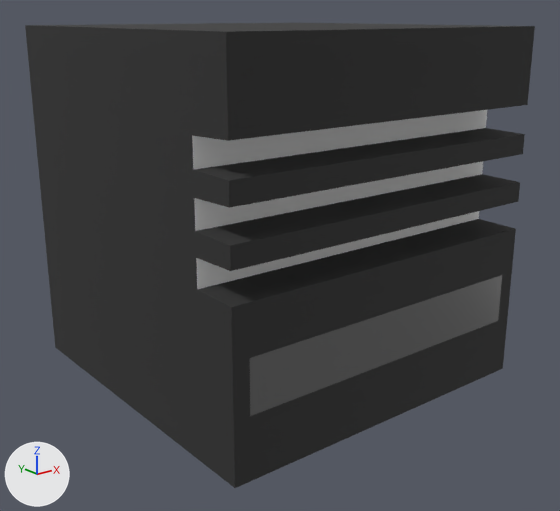
The FBX model Assets/art/models/environment/blokjes/vent1.fbx: old version first, new version second.
The view is the same before and after, from a 50 mm camera at (-11.378, -1.761, 3.535) aimed at (-10.01, -0.052, 2.851). Arrows for +X, +Y and +Z are at lower left; the lights stay in place. Where no turn or scale is listed for an object, it has been applied to the vertices.

Objects in the first picture: 'vent1'.
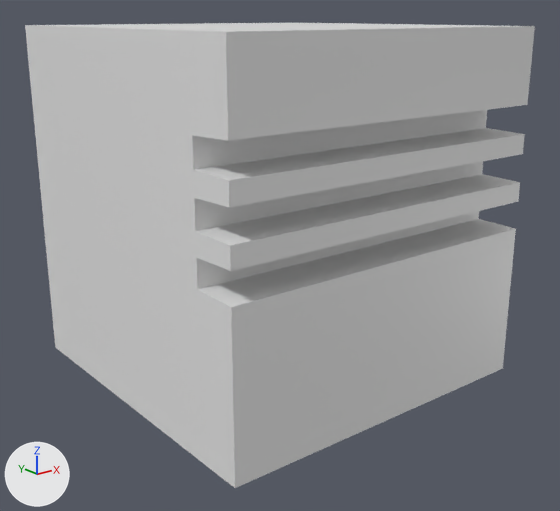
Where the change shows, as pixel boxes [x1, y1, x2, y2] in the pictures (560 x 511 px):
part 1 of me_cube_016, recoloured
    both: [250, 275, 502, 416]
part 2 of me_cube_016, recoloured (black to grey)
    both: [25, 23, 535, 488]

The change in detail:
Material 'rainbow mat' (mat_rainbow_mat) is new.
Its base color is (0.8, 0.8, 0.8) (white #e7e7e7).
Its roughness is 0.4.
me_cube_016 has 54 vertices, 46 faces and spans x -0.5..0.5, y -0.5..0.5, z -0.5..0.5.
me_cube_016 is used by ob_vent1; location (-10.0, 0.0, 3.0).
me_cube_016 no longer uses material mat_wallfront (white #e7e7e7).
me_cube_016 part 1: all 1 face that had it switch from mat_reflective (dark grey #6b6b6b) to mat_rainbow_mat (white #e7e7e7).
me_cube_016 part 2: all 42 faces that had it switch from mat_base_black (black #2e2e2e) to mat_rainbow_mat (white #e7e7e7).
